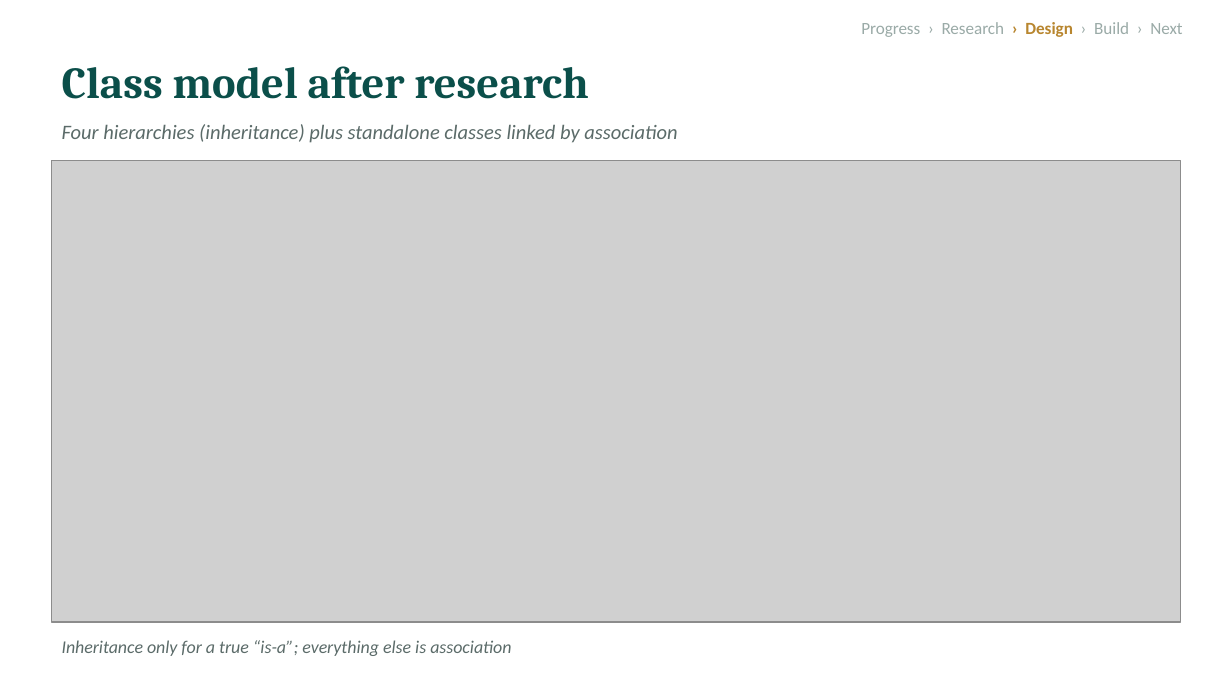
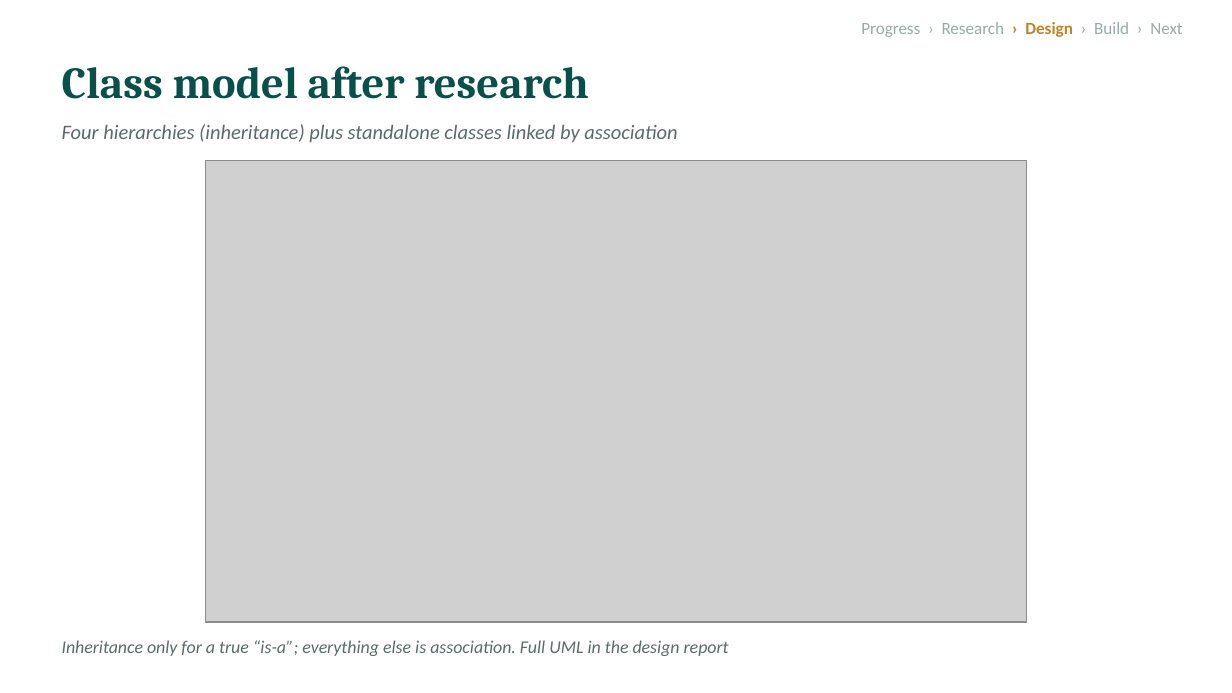
Before and after one commit to l255668-hash/commercial-banking, a slide deck: slide 5 of docs/Progress_Presentation_1.pptx. Drawn at 1232x693 pixels with LibreOffice and Linux fonts; fonts in the diff are those of the drawing; grey boxes stand for pictures. Boxes give left, top, right and bottom in pixels: in the first picture for what was removed or moved away, otherwise in the second. Text is boxed around its words. In the diff, an @@ line names an element or a change of style, - is before the commit and + after.

```diff
--- a/docs/Progress_Presentation_1.pptx
+++ b/docs/Progress_Presentation_1.pptx
@@ picture: place and size @@
-picture at [52,160,1181,622]
+picture at [206,160,1027,622]
@@ text at [62,640,729,656]: text changed @@
-Inheritance only for a true “is-a”; everything else is association
+Inheritance only for a true “is-a”; everything else is association. Full UML in the design report
```
Also in this commit, not shown: 18 other files.
